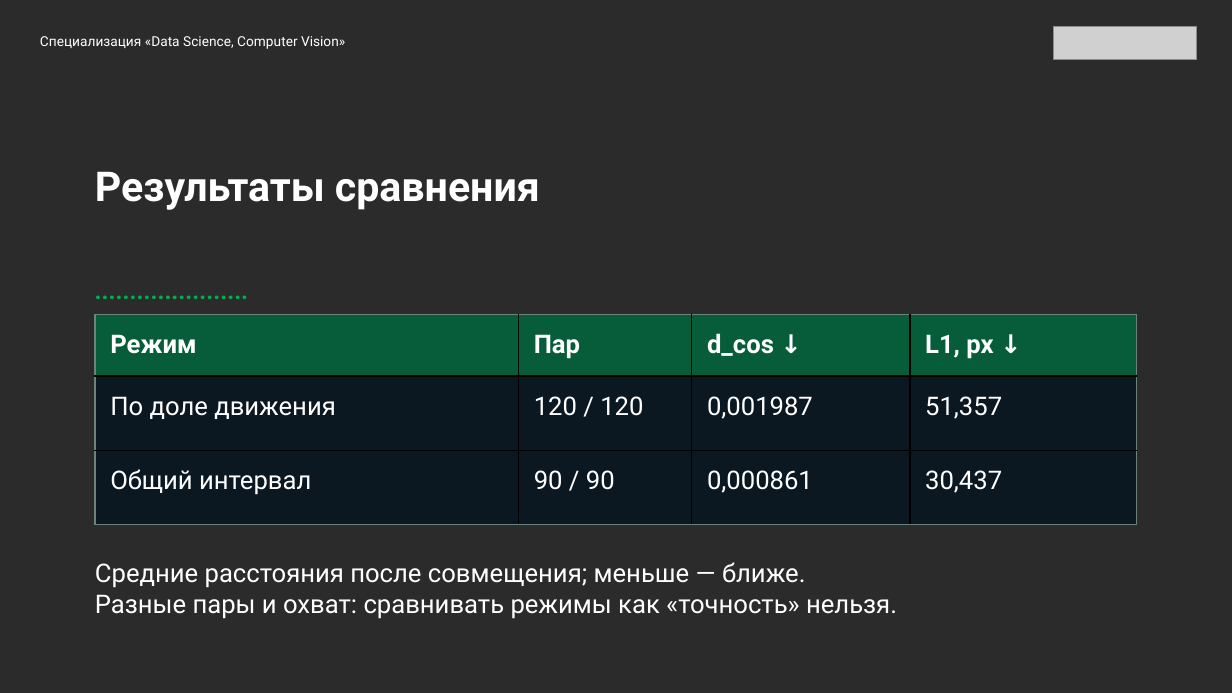
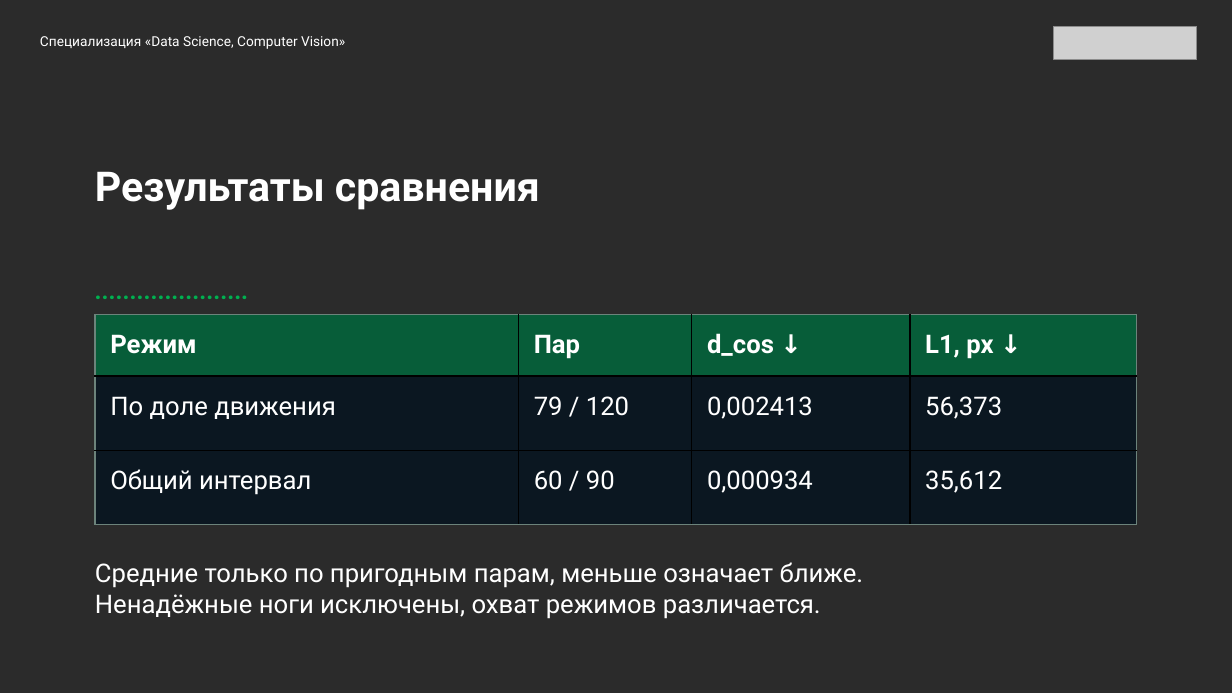
Before and after one commit to Enfox/sf_data_science, a slide deck: slide 8 of PROJECT_EASY-MOTION/presentation/Easy_Motion.pptx. Drawn at 1232x693 pixels with LibreOffice and Linux fonts; fonts in the diff are those of the drawing; grey boxes stand for pictures; background and template pictures are left out; a plain dark background stands for a picture behind light text. Boxes give left, top, right and bottom in pixels: in the first picture for what was removed or moved away, otherwise in the second. Text is boxed around its words. In the diff, an @@ line names an element or a change of style, - is before the commit and + after.

```diff
--- a/PROJECT_EASY-MOTION/presentation/Easy_Motion.pptx
+++ b/PROJECT_EASY-MOTION/presentation/Easy_Motion.pptx
@@ table at [95, 314, 1137, 525] @@
-row 2: По доле движения | 120 / 120 | 0,001987 | 51,357
+row 2: По доле движения | 79 / 120 | 0,002413 | 56,373
-row 3: Общий интервал | 90 / 90 | 0,000861 | 30,437
+row 3: Общий интервал | 60 / 90 | 0,000934 | 35,612
@@ text at [95, 562, 864, 619]: text changed @@
-Средние расстояния после совмещения; меньше — ближе.
-Разные пары и охват: сравнивать режимы как «точность» нельзя.
+Средние только по пригодным парам, меньше означает ближе.
+Ненадёжные ноги исключены, охват режимов различается.
```
Also in this commit, not shown: 3 other slides changed, 21 other files.
